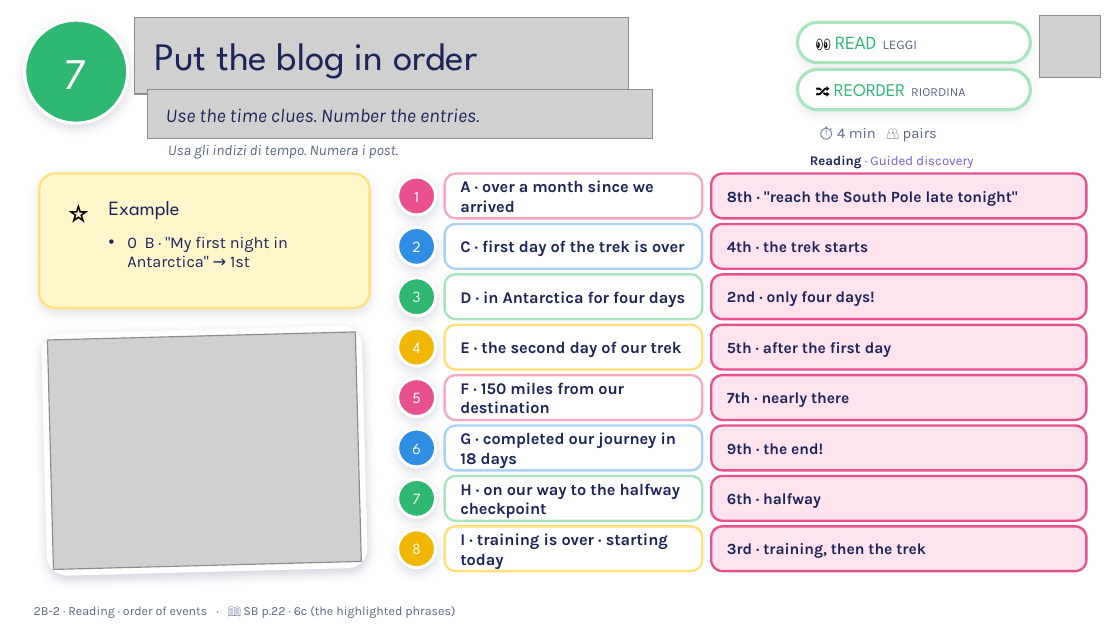
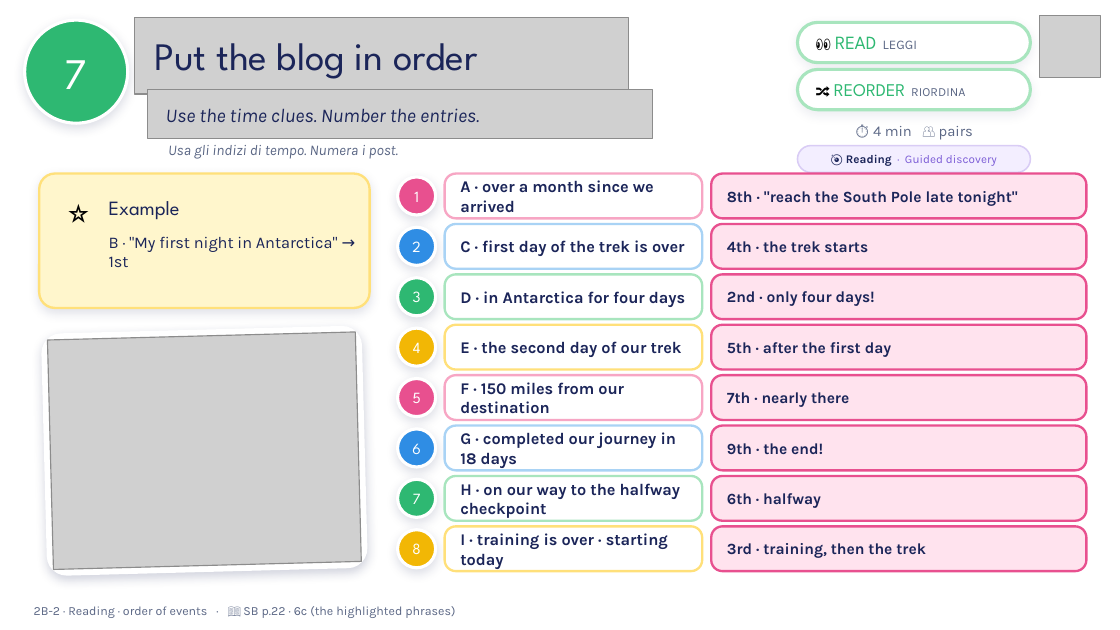
Before and after one commit to londonlanguageschool/Bagheria-, a slide deck: slide 7 of materials/B1/B1_2B-2_Changing_lives.pptx. Drawn at 1120x630 pixels with LibreOffice and Linux fonts; fonts in the diff are those of the drawing; grey boxes stand for pictures; background and template pictures are left out. Boxes give left, top, right and bottom in pixels: in the first picture for what was removed or moved away, otherwise in the second. Text is boxed around its words. In the diff, an @@ line names an element or a change of style, - is before the commit and + after.

```diff
--- a/materials/B1/B1_2B-2_Changing_lives.pptx
+++ b/materials/B1/B1_2B-2_Changing_lives.pptx
@@ text "⏱ 4 min 👥 pairs": place and size @@
-text "⏱ 4 min 👥 pairs" at (837,128,937,142)
+text "⏱ 4 min 👥 pairs" at (873,126,973,140)
@@ text "⏱ 4 min 👥 pairs" at (873,126,973,140): alignment left to centre @@
@@ rounded rectangle "🎯 Reading · Guided discovery": place and size @@
-rounded rectangle "🎯 Reading · Guided discovery" at (810,155,973,169)
+rounded rectangle "🎯 Reading · Guided discovery" at (797,146,1030,172)
@@ rounded rectangle "🎯 Reading · Guided discovery" at (797,146,1030,172): fill none to #F3EEFF; outline none to #D9CCF5 1 pt @@
@@ text in rounded rectangle at (846,154,997,166): text changed; size 8.5 to 7.5 pt @@
-Reading · Guided discovery
+🎯 Reading · Guided discovery
@@ text at (109,236,338,267): text changed @@
-• 0 B · "My first night in Antarctica" → 1st
+B · "My first night in Antarctica" → 1st
```
Also in this commit, not shown: 21 other slides changed, 29 other files.
